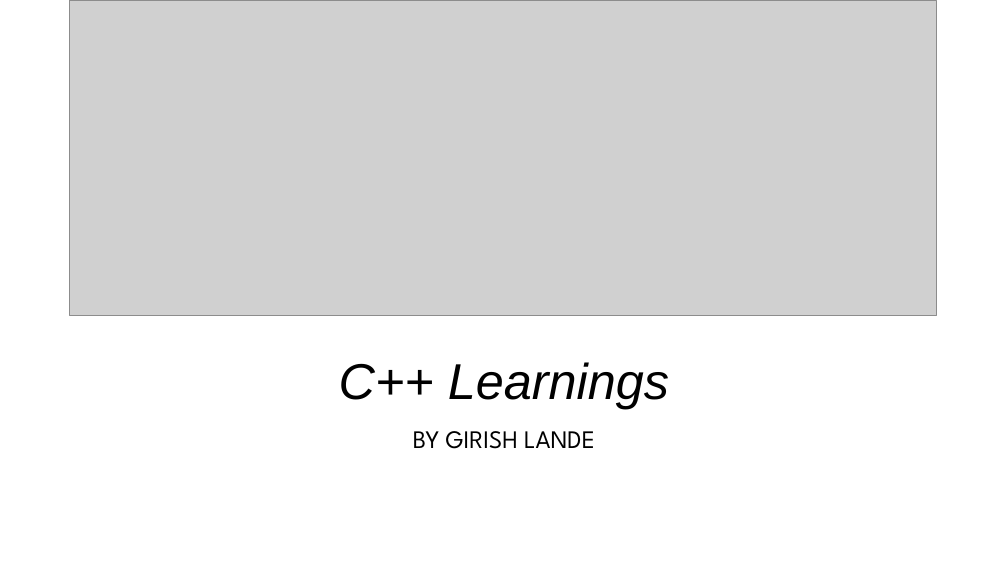
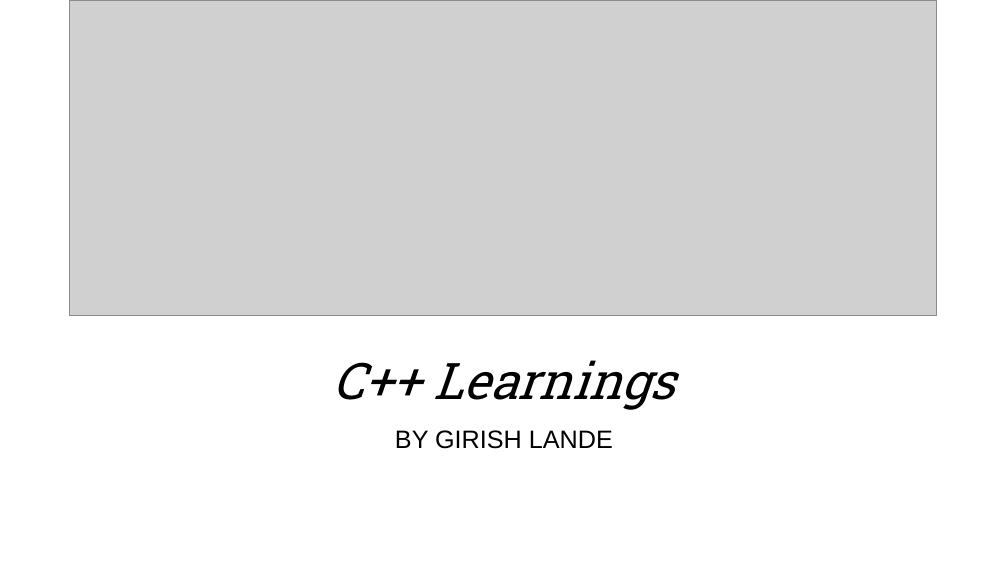
Before and after one commit to girishlande/CPlusPlus, a slide deck: slide 1 of learnings.pptx. Drawn at 1008x567 pixels with LibreOffice and Linux fonts; fonts in the diff are those of the drawing; grey boxes stand for pictures. Boxes give left, top, right and bottom in pixels: in the first picture for what was removed or moved away, otherwise in the second. Text is boxed around its words. In the diff, an @@ line names an element or a change of style, - is before the commit and + after.

Commit message:
updated learnings

```diff
--- a/learnings.pptx
+++ b/learnings.pptx
@@ title "C++ Learnings" at [333, 360, 675, 410]: font Arial to Roboto Slab @@
@@ subtitle "BY GIRISH LANDE" at [395, 430, 613, 449]: font League Spartan to Arial @@
```
Also in this commit, not shown: 12 other slides changed, 1 other file.
